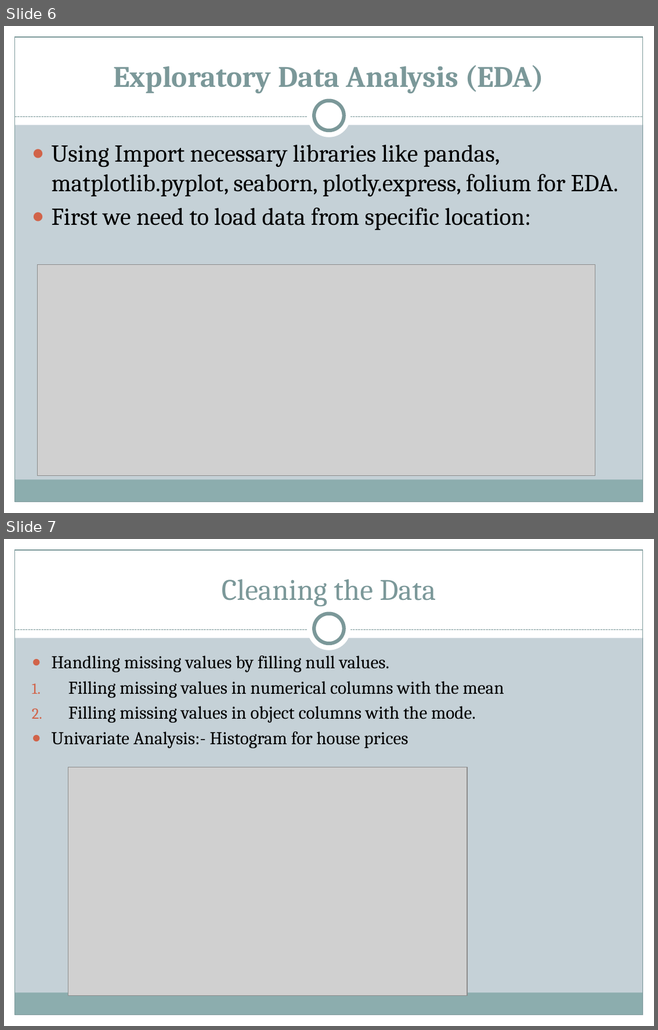
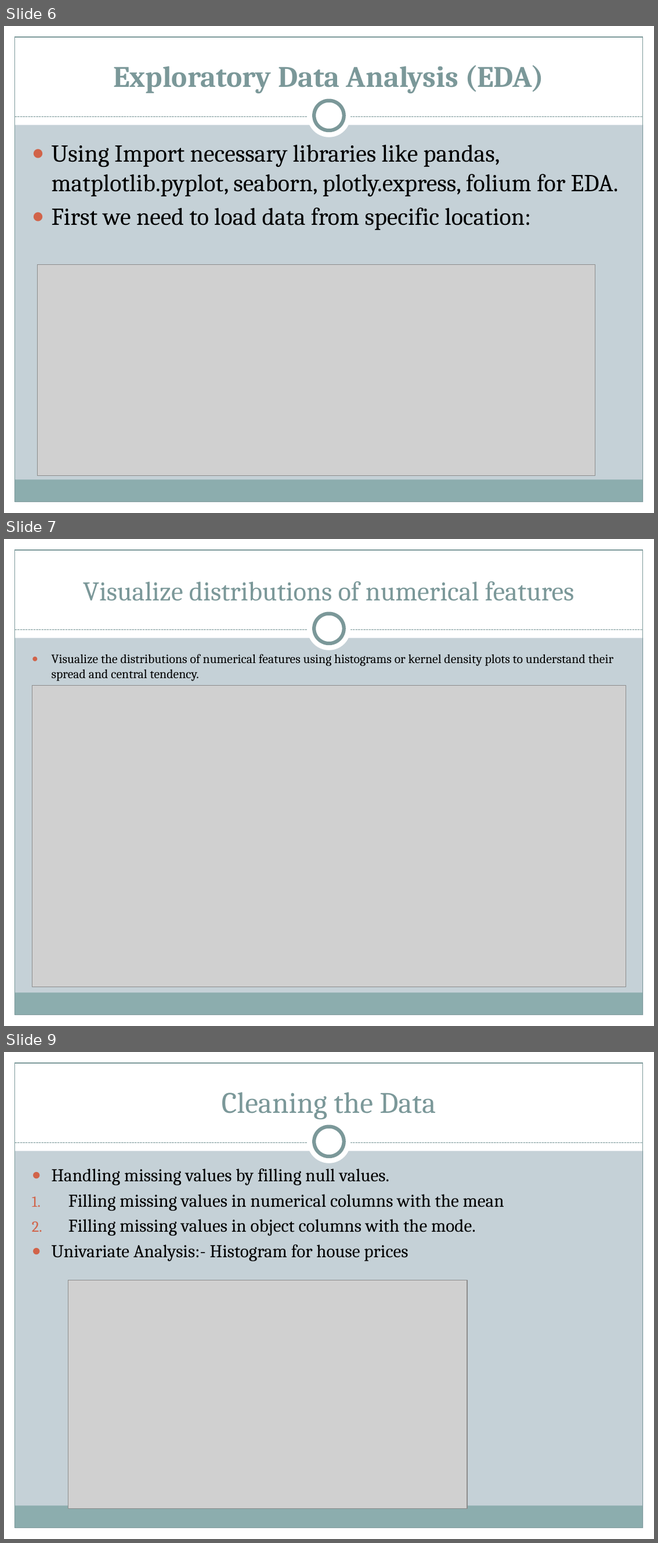
Before and after one commit to bhp001/project3_EDA, a slide deck: Exploring Real Estate Valuation Dynamics.pptx. Shown one above the other, each under a label of ours: slides 6 and 7 before the commit, slides 6, 7 and 9 after it; the slides between them are not shown. The pictures are 658x1030 and 658x1543 pixels, drawn with LibreOffice and Linux fonts; fonts in the diff are those of the drawing; grey boxes stand for pictures. Boxes give left, top, right and bottom in pixels: in the first picture for what was removed or moved away, otherwise in the second. Text is boxed around its words. In the diff, an @@ line names an element or a change of style, - is before the commit and + after.

```diff
--- a/Exploring Real Estate Valuation Dynamics.pptx
+++ b/Exploring Real Estate Valuation Dynamics.pptx
@@ slide 7 added at bbox=[4, 539, 654, 1026], background #C5D1D7; not listed: 9 template elements that a slide beside it also shows @@
@@ title added at bbox=[83, 581, 574, 601], 30 pt, text #7C999A @@
+Visualize distributions of numerical features
@@ text added at bbox=[52, 654, 613, 681], 14 pt, text #000000 @@
+● Visualize the distributions of numerical features using histograms or kernel density plots to understand their spread and central tendency.
@@ picture added at bbox=[32, 685, 625, 987] @@
@@ what was slide 7 is now slide 9 @@
```
Also in this commit, not shown: 3 slides changed, 3 other slides added.
